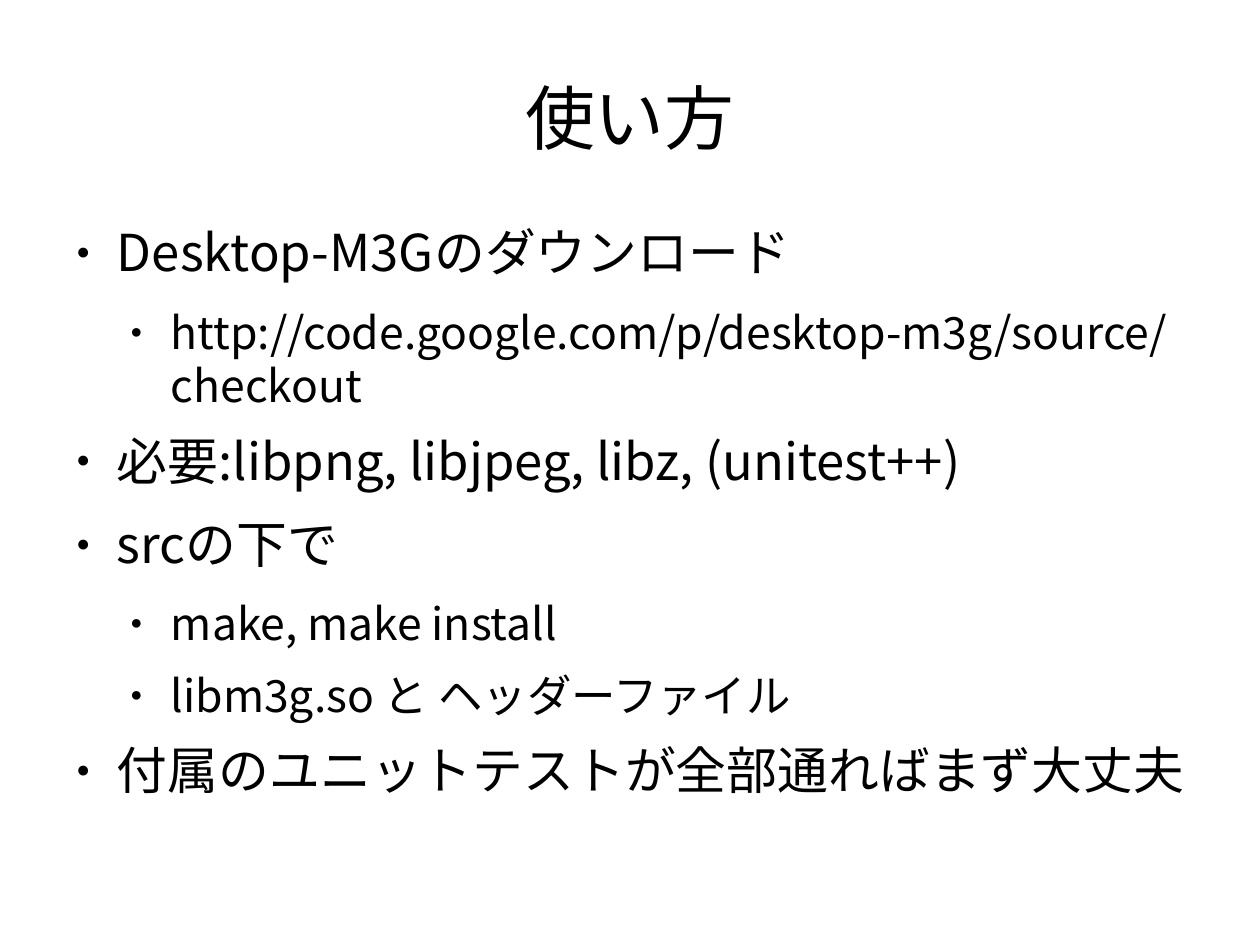
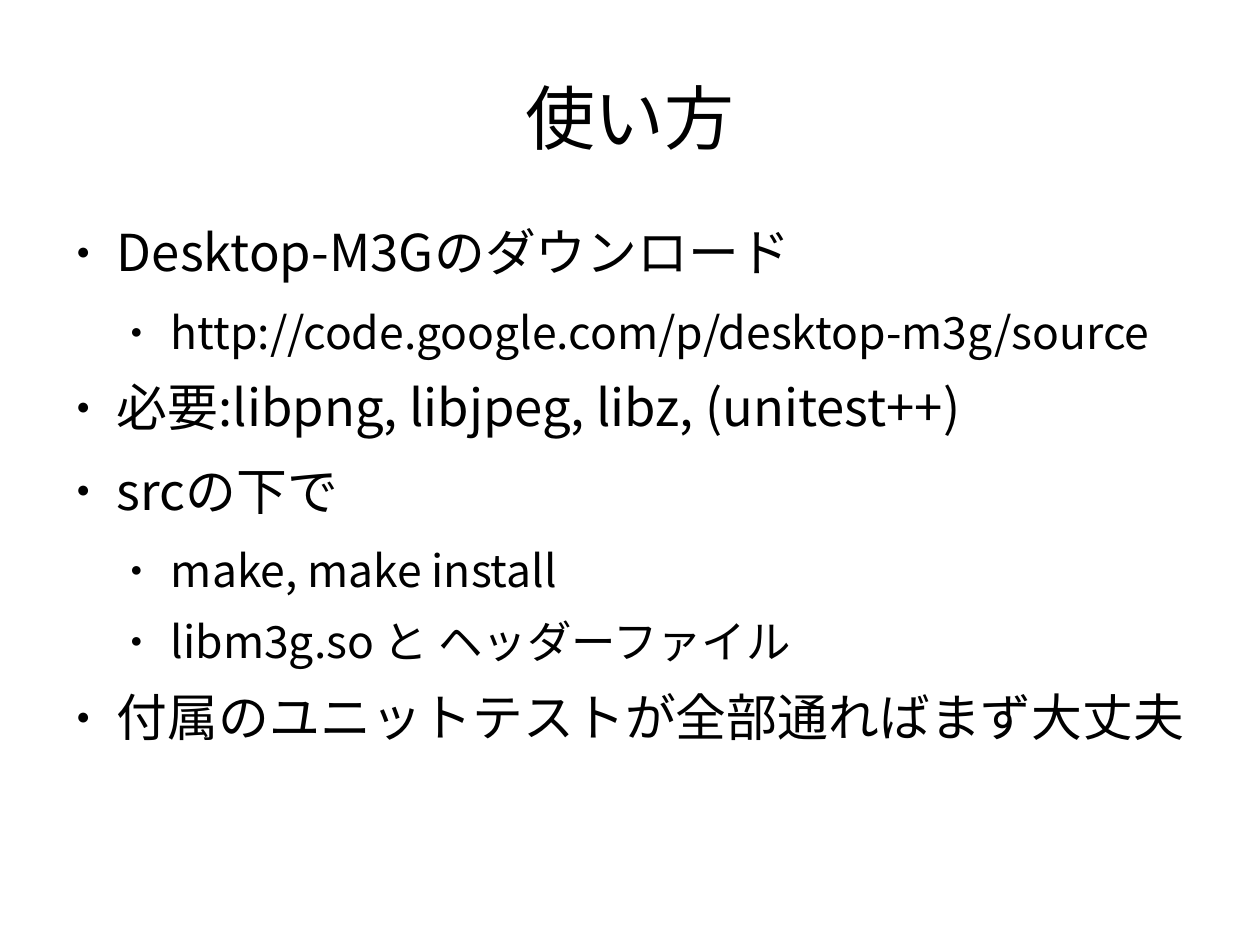
Before and after one commit to vadosnaprimer/desktop-m3g, a slide deck: slide 25 of doc/conference/Ruby会議2010.odp. Drawn at 1260x945 pixels with LibreOffice and Linux fonts; fonts in the diff are those of the drawing. Boxes give left, top, right and bottom in pixels: in the first picture for what was removed or moved away, otherwise in the second. Text is boxed around its words. In the diff, an @@ line names an element or a change of style, - is before the commit and + after.

```diff
--- a/doc/conference/Ruby会議2010.odp
+++ b/doc/conference/Ruby会議2010.odp
@@ text at (x1=171, y1=313, x2=1150, y2=360): text changed @@
-  ● http://code.google.com/p/desktop-m3g/source/checkout
+  ● http://code.google.com/p/desktop-m3g/source
```
Also in this commit, not shown: 14 other slides changed, 1 slide added, 3 other files.
